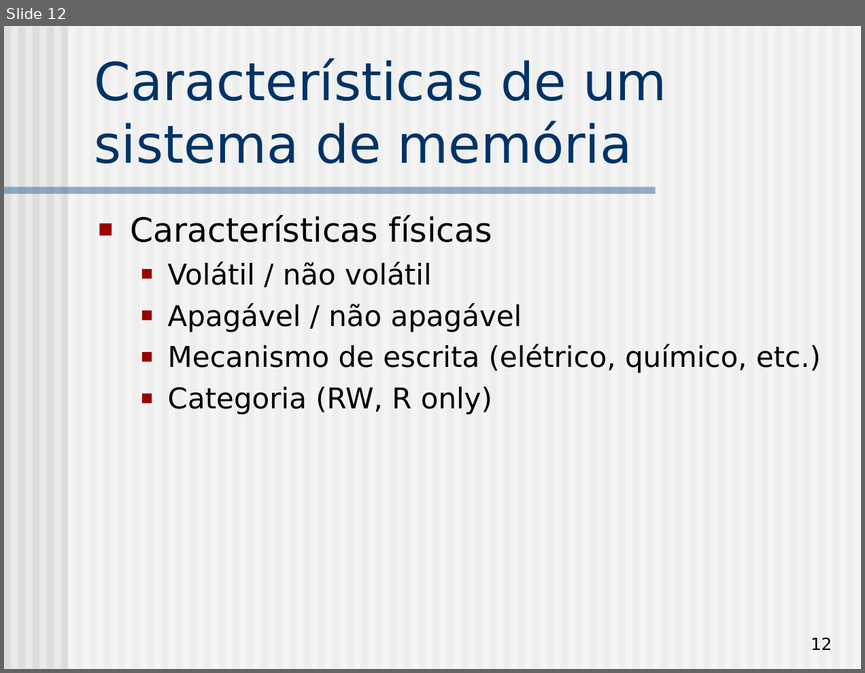
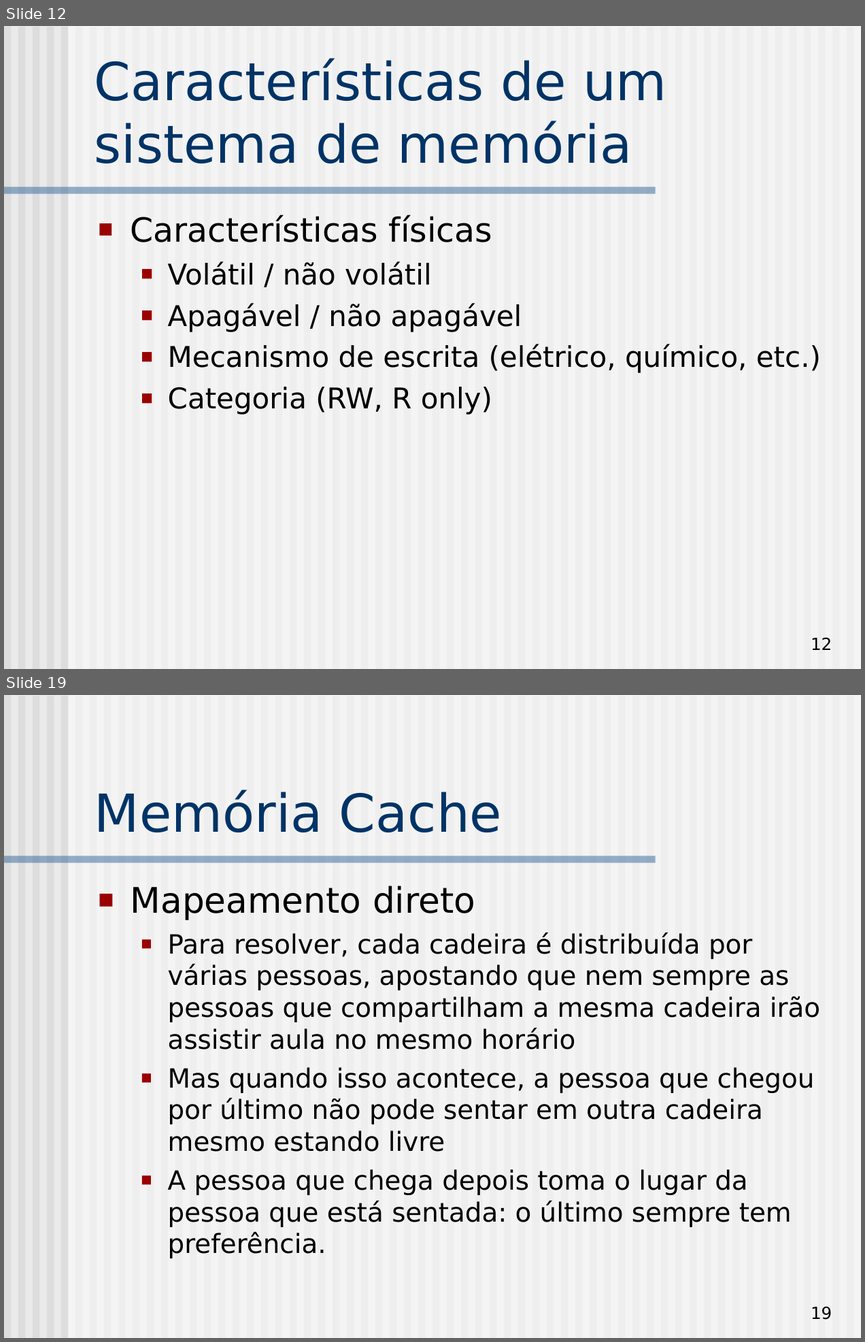
Before and after one commit to simoesusp/SSC0511-Organizacao-de-Computadores-Digitais, a slide deck: Memoria.ppt. Shown one above the other, each under a label of ours: slide 12 before the commit, slides 12 and 19 after it; the slides between them are not shown. The pictures are 865x673 and 865x1342 pixels, drawn with LibreOffice and Linux fonts; fonts in the diff are those of the drawing. Boxes give left, top, right and bottom in pixels: in the first picture for what was removed or moved away, otherwise in the second. Text is boxed around its words. In the diff, an @@ line names an element or a change of style, - is before the commit and + after.

```diff
--- a/Memoria.ppt
+++ b/Memoria.ppt
@@ slide 19 added at bbox=[4, 695, 861, 1338], background #EAEAEA; not listed: 62 template elements that a slide beside it also shows @@
@@ title added at bbox=[94, 790, 502, 832], 44 pt, text #003366 @@
+Memória Cache
@@ text added at bbox=[130, 885, 820, 1258], 22.2 pt, text #000000 @@
+■ Mapeamento direto
+  ■ Para resolver, cada cadeira é distribuída por várias pessoas, apostando que nem sempre as pessoas que compartilham a mesma cadeira irão assistir aula no mesmo horário
+  ■ Mas quando isso acontece, a pessoa que chegou por último não pode sentar em outra cadeira mesmo estando livre
+  ■ A pessoa que chega depois toma o lugar da pessoa que está sentada: o último sempre tem preferência.
@@ page number added at bbox=[810, 1306, 832, 1319], 14 pt, text #000000 @@
+19
```
Also in this commit, not shown: 1 slide changed, 13 other slides added.
